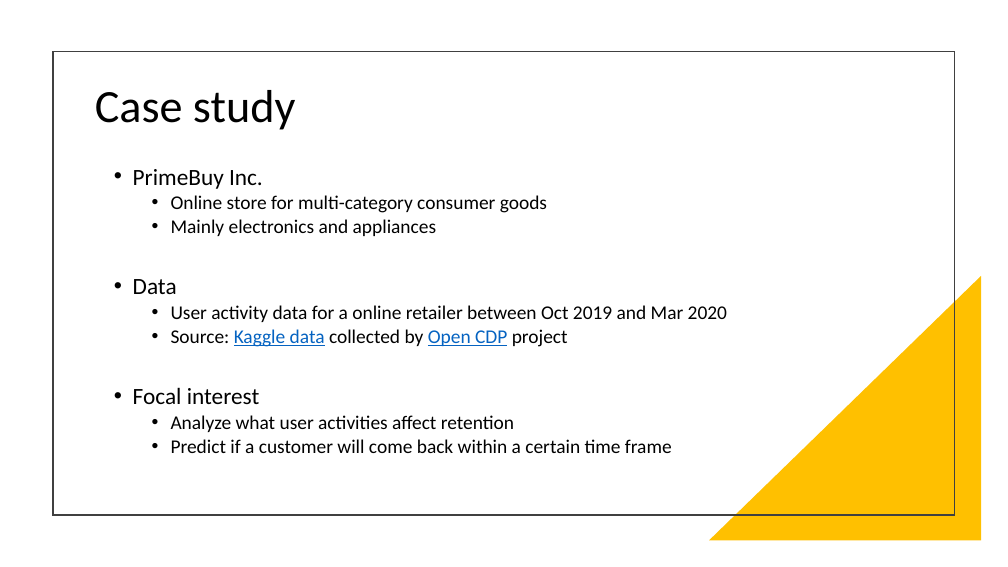
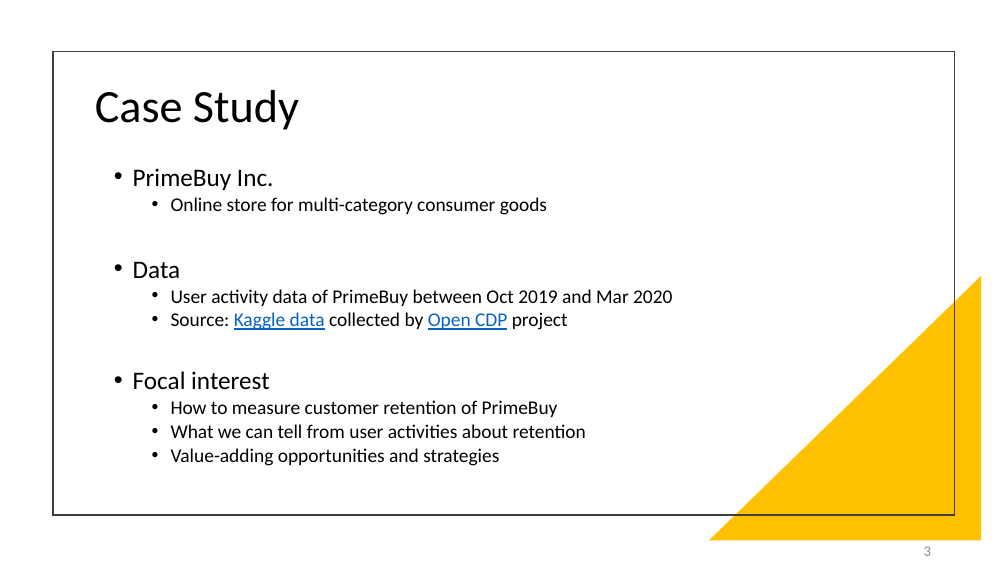
Before and after one commit to yz-joy/user-retention, a slide deck: slide 4 of CustomerRetentionPrediction.pptx (slide 3 before the commit). Drawn at 1008x567 pixels with LibreOffice and Linux fonts; fonts in the diff are those of the drawing. Boxes give left, top, right and bottom in pixels: in the first picture for what was removed or moved away, otherwise in the second. Text is boxed around its words. In the diff, an @@ line names an element or a change of style, - is before the commit and + after.

```diff
--- a/CustomerRetentionPrediction.pptx
+++ b/CustomerRetentionPrediction.pptx
@@ title at bbox=[95, 90, 299, 130]: text changed @@
-Case study
+Case Study
@@ text at bbox=[133, 168, 274, 390]: size 22.2 to 24.1 pt in "PrimeBuy Inc.", "Data", "Focal interest" @@
@@ text at bbox=[171, 219, 437, 236]: paragraph removed @@
-  • Mainly electronics and appliances
@@ text at bbox=[171, 289, 672, 306]: text changed @@
-  • User activity data for a online retailer between Oct 2019 and Mar 2020
+  • User activity data of PrimeBuy between Oct 2019 and Mar 2020
@@ text at bbox=[171, 400, 586, 466]: text changed @@
-  • Analyze what user activities affect retention
-  • Predict if a customer will come back within a certain time frame
+  • How to measure customer retention of PrimeBuy
+  • What we can tell from user activities about retention
+  • Value-adding opportunities and strategies
@@ page number added at bbox=[924, 546, 931, 556], 14 pt, text #8C8C8C @@
+3
```
Also in this commit, not shown: 29 other slides changed, 11 slides added, 1 slide removed, 11 other files.
